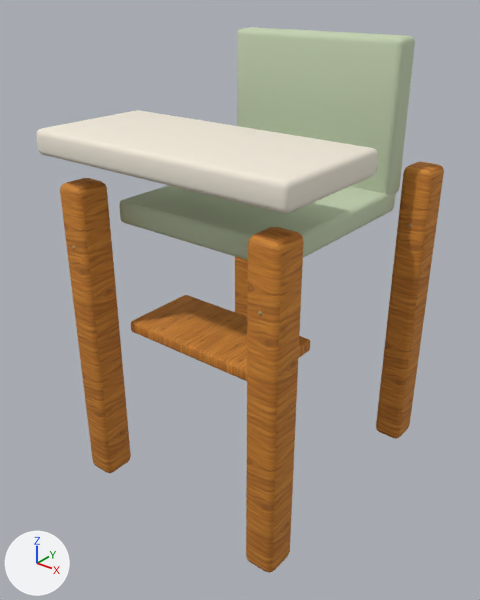
A saved change to the Blender file assets-source/blender/high-chair.blend.
One viewpoint serves both versions: a 50 mm camera at (0.759, -1.005, 0.996) aimed at (-0.012, -0.041, 0.399). Lighting does not change. The marker at lower left points along +X, +Y and +Z. The first picture is the older version.

Script lines for the objects in view, before the commit:
```python
ob_back = bpy.data.objects.new('back', me_cube_505)
ob_back.location = (0.0, 0.0, 0.0)
ob_feeding_tray = bpy.data.objects.new('feeding_tray', me_cube_506)
ob_feeding_tray.location = (0.0, 0.0, 0.0)
ob_footrest = bpy.data.objects.new('footrest', me_cube_507)
ob_footrest.location = (0.0, 0.0, 0.0)
ob_seat = bpy.data.objects.new('seat', me_cube_504)
ob_seat.location = (0.0, 0.0, 0.0)
ob_timber_leg = bpy.data.objects.new('timber_leg', me_cube_500)
ob_timber_leg.location = (0.0, 0.0, 0.0)
ob_timber_leg_001 = bpy.data.objects.new('timber_leg.001', me_cube_501)
ob_timber_leg_001.location = (0.0, 0.0, 0.0)
ob_timber_leg_002 = bpy.data.objects.new('timber_leg.002', me_cube_502)
ob_timber_leg_002.location = (0.0, 0.0, 0.0)
ob_timber_leg_003 = bpy.data.objects.new('timber_leg.003', me_cube_503)
ob_timber_leg_003.location = (0.0, 0.0, 0.0)
```
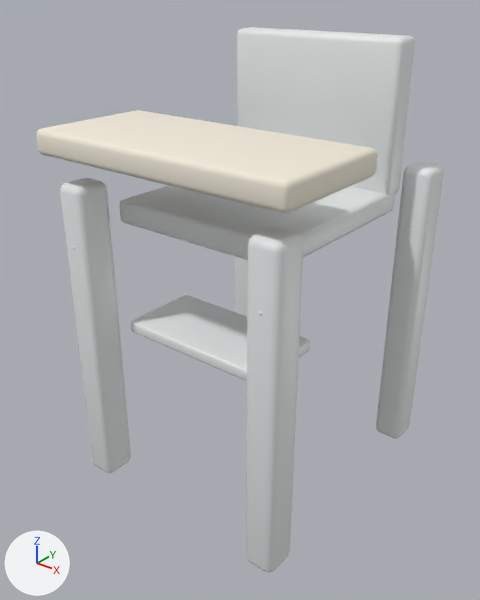
What differs and where, as boxes [x1, y1, x2, y2] in the pictures (480 x 600 px):
'back', recoloured: [237, 27, 415, 195] in both
'timber_leg.002', surface changed (brown to white): [246, 227, 304, 573] in both
'timber_leg', surface changed (brown to white): [60, 178, 131, 473] in both
'seat', recoloured (pale green to white): [119, 185, 395, 260] in both
'timber_leg.003', surface changed (brown to white): [376, 162, 444, 439] in both
'footrest', surface changed (brown to white): [131, 295, 310, 381] in both
'timber_leg.001', surface changed (brown to white): [235, 257, 248, 317] in both

The edits, one by one:
In material 'wood-honey-textured' (mat_wood_honey_textured), texture is no longer img_handpainted_honey_oak_png.
In material 'wood-honey-textured' (mat_wood_honey_textured), base_color is now set to (0.81, 0.84, 0.84), white #e8ecec.
In material 'wood-honey-textured' (mat_wood_honey_textured), roughness goes from 0.82 to 0.47.
Material 'variant-surface' (mat_variant_surface) changes colour from pale green #c5d3b3 to white #e8ecec; in linear values from (0.56, 0.65, 0.45) to (0.81, 0.84, 0.84).
